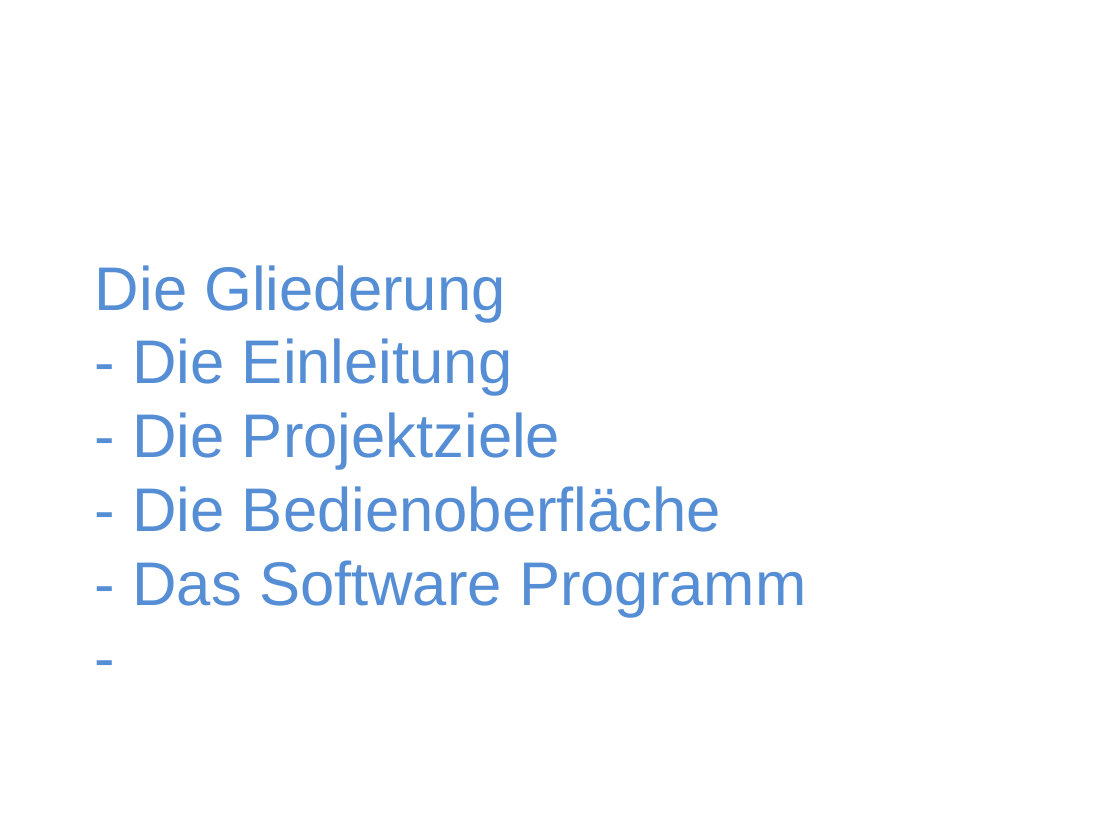
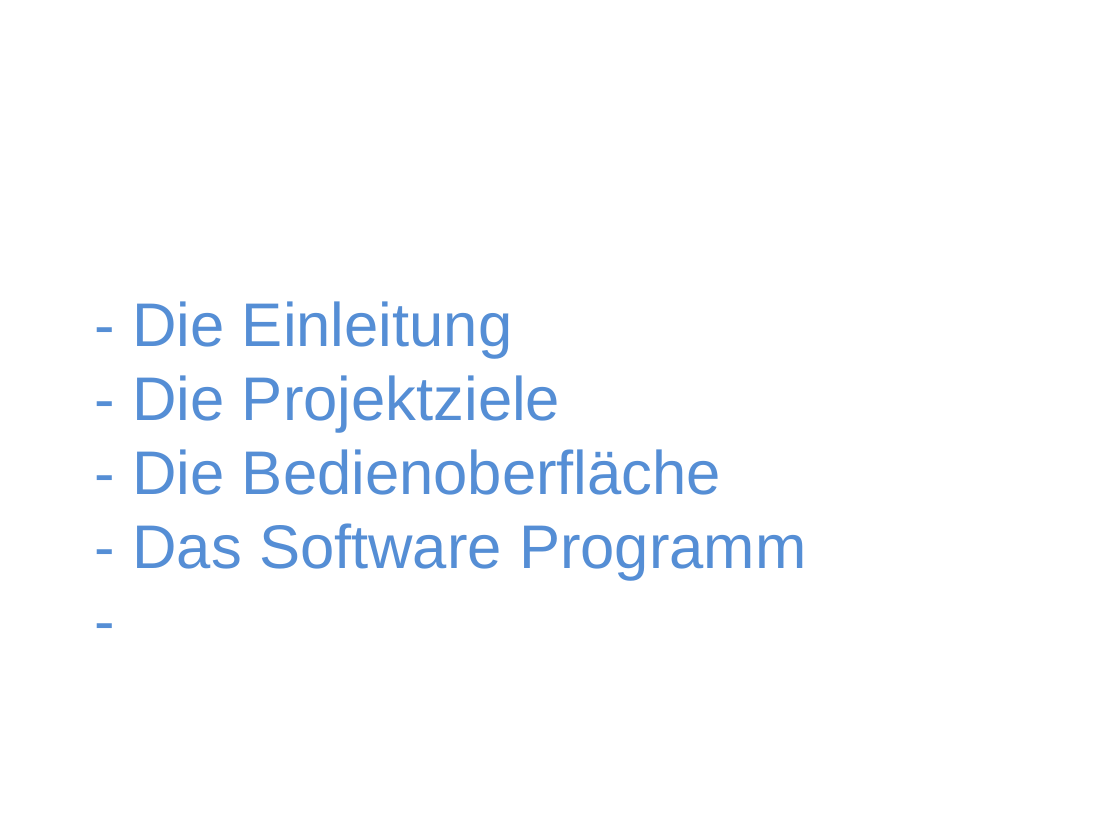
Before and after one commit to marinataborda/P2Organisation, a slide deck: slide 3 of ZwischenPresäntation.pptx. Drawn at 1120x840 pixels with LibreOffice and Linux fonts; fonts in the diff are those of the drawing; background and template pictures are left out. Boxes give left, top, right and bottom in pixels: in the first picture for what was removed or moved away, otherwise in the second. Text is boxed around its words. In the diff, an @@ line names an element or a change of style, - is before the commit and + after.

```diff
--- a/ZwischenPresäntation.pptx
+++ b/ZwischenPresäntation.pptx
@@ title at <box>133,301,806,580</box>: text changed @@
-Die Gliederung
-- Die Einleitung
-- Die Projektziele
-- Die Bedienoberfläche
-- Das Software Programm
--
+- Die Einleitung
+- Die Projektziele
+- Die Bedienoberfläche
+- Das Software Programm
+-
```
Also in this commit, not shown: 3 other slides changed, 1 slide added, 1 slide removed.
